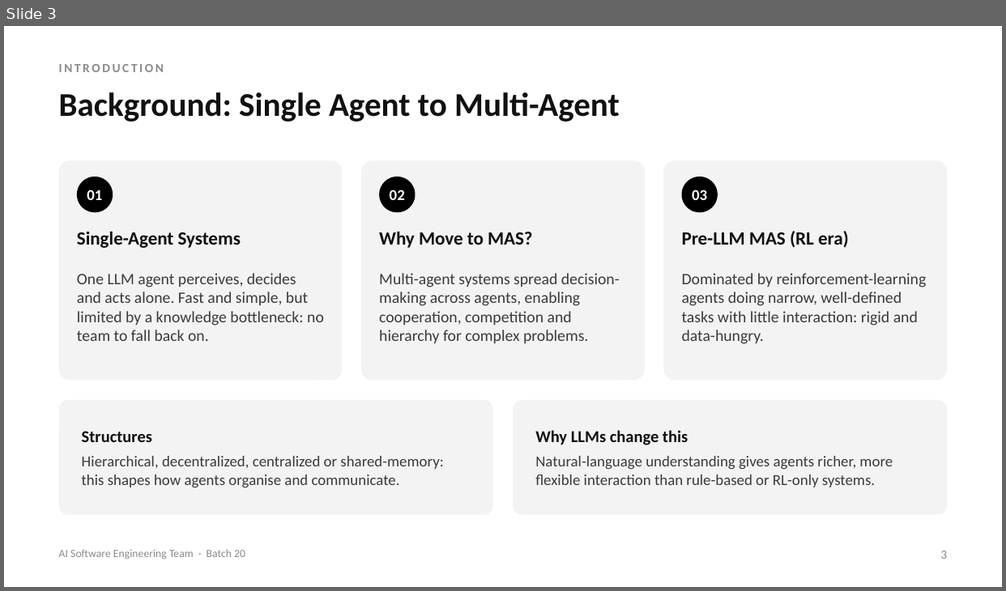
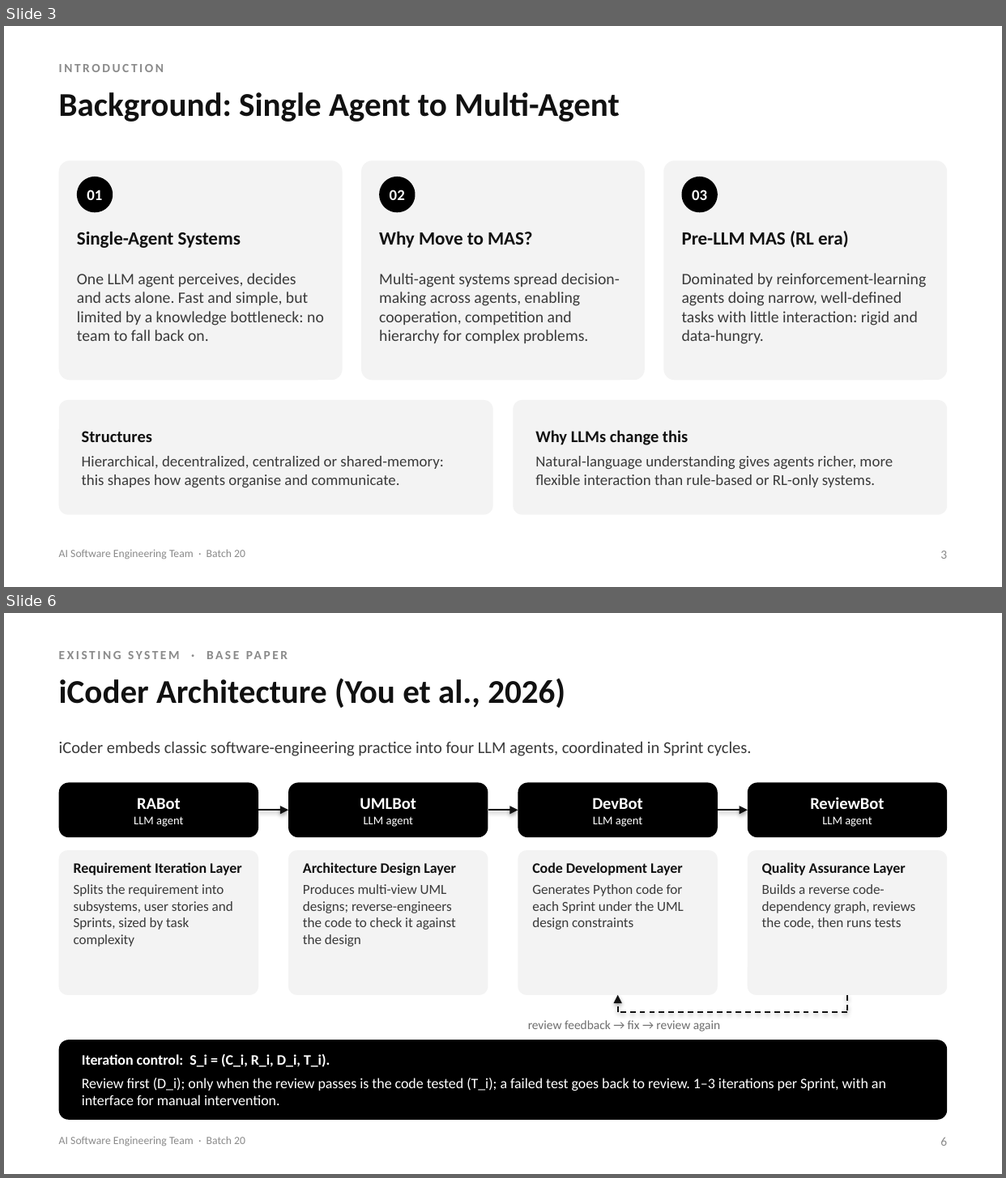
Before and after one commit to Varshith-092006/MAS, a slide deck: presentation/MAS_2nd_Review.pptx. Shown one above the other, each under a label of ours: slide 3 before the commit, slides 3 and 6 after it; the slides between them are not shown. The pictures are 1006x591 and 1006x1178 pixels, drawn with LibreOffice and Linux fonts; fonts in the diff are those of the drawing. Boxes give left, top, right and bottom in pixels: in the first picture for what was removed or moved away, otherwise in the second. Text is boxed around its words. In the diff, an @@ line names an element or a change of style, - is before the commit and + after.

```diff
--- a/presentation/MAS_2nd_Review.pptx
+++ b/presentation/MAS_2nd_Review.pptx
@@ slide 6 added at box(4, 613, 1002, 1174), background #FFFFFF @@
@@ text added at box(59, 645, 947, 671), 9 pt, text #8A8A8A, bold @@
+EXISTING SYSTEM · BASE PAPER
@@ text added at box(59, 679, 565, 708), 24 pt, text #111111, bold @@
+iCoder Architecture (You et al., 2026)
@@ text added at box(59, 741, 751, 756), 12 pt, text #3A3A3A @@
+iCoder embeds classic software-engineering practice into four LLM agents, coordinated in Sprint cycles.
@@ rounded rectangle added at box(59, 782, 258, 837), fill #000000, 8.5 pt, text #FFFFFF @@
+RABot
+LLM agent
@@ rounded rectangle added at box(288, 782, 488, 837), fill #000000, 8.5 pt, text #FFFFFF @@
+UMLBot
+LLM agent
@@ rounded rectangle added at box(518, 782, 718, 837), fill #000000, 8.5 pt, text #FFFFFF @@
+DevBot
+LLM agent
@@ rounded rectangle added at box(748, 782, 947, 837), fill #000000, 12 pt, text #FFFFFF, bold @@
+ReviewBot
+LLM agent
@@ arrow added from (258, 811) to (288, 811), #111111 1 pt @@
@@ arrow added from (488, 811) to (518, 811), #111111 1 pt @@
@@ arrow added from (718, 811) to (748, 811), #111111 1 pt @@
@@ rounded rectangle added at box(59, 850, 258, 995), fill #F3F3F3, 10 pt, text #3A3A3A @@
+Requirement Iteration Layer
+Splits the requirement into subsystems, user stories and Sprints, sized by task complexity
@@ rounded rectangle added at box(288, 850, 488, 995), fill #F3F3F3, 10 pt, text #3A3A3A @@
+Architecture Design Layer
+Produces multi-view UML designs; reverse-engineers the code to check it against the design
@@ rounded rectangle added at box(518, 850, 718, 995), fill #F3F3F3, 10 pt, text #3A3A3A @@
+Code Development Layer
+Generates Python code for each Sprint under the UML design constraints
@@ rounded rectangle added at box(748, 850, 947, 995), fill #F3F3F3, 10 pt, text #3A3A3A @@
+Quality Assurance Layer
+Builds a reverse code-dependency graph, reviews the code, then runs tests
@@ arrow added from (618, 1012) to (618, 995), #111111 1 pt dashed @@
@@ line added from (847, 995) to (847, 1012), #111111 1 pt dashed @@
@@ text added at box(528, 1020, 720, 1032), 9 pt, text #6E6E6E @@
+review feedback → fix → review again
@@ line added from (847, 1012) to (618, 1012), #111111 1 pt dashed @@
@@ rounded rectangle added at box(59, 1040, 947, 1120), fill #000000, 10.5 pt, text #FFFFFF @@
+Iteration control: S_i = (C_i, R_i, D_i, T_i).
+Review first (D_i); only when the review passes is the code tested (T_i); a failed test goes back to review. 1–3 iterations per Sprint, with an interface for manual intervention.
@@ text added at box(59, 1136, 245, 1146), 8 pt, text #8A8A8A @@
+AI Software Engineering Team · Batch 20
@@ text added at box(940, 1137, 947, 1146), 9 pt, text #8A8A8A @@
+6
```
Also in this commit, not shown: 16 slides changed, 7 other slides added, 8 slides removed, 7 other files.
